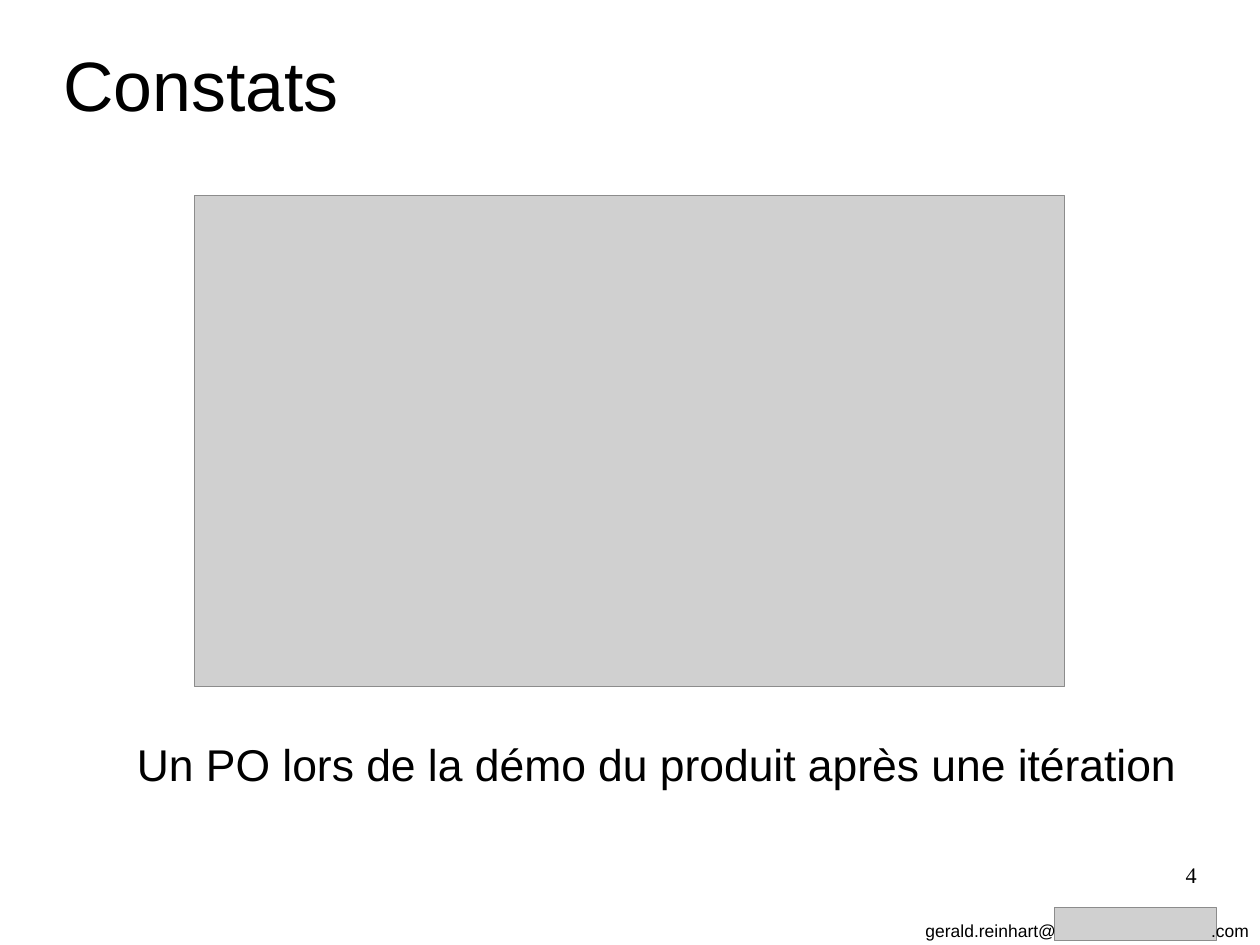
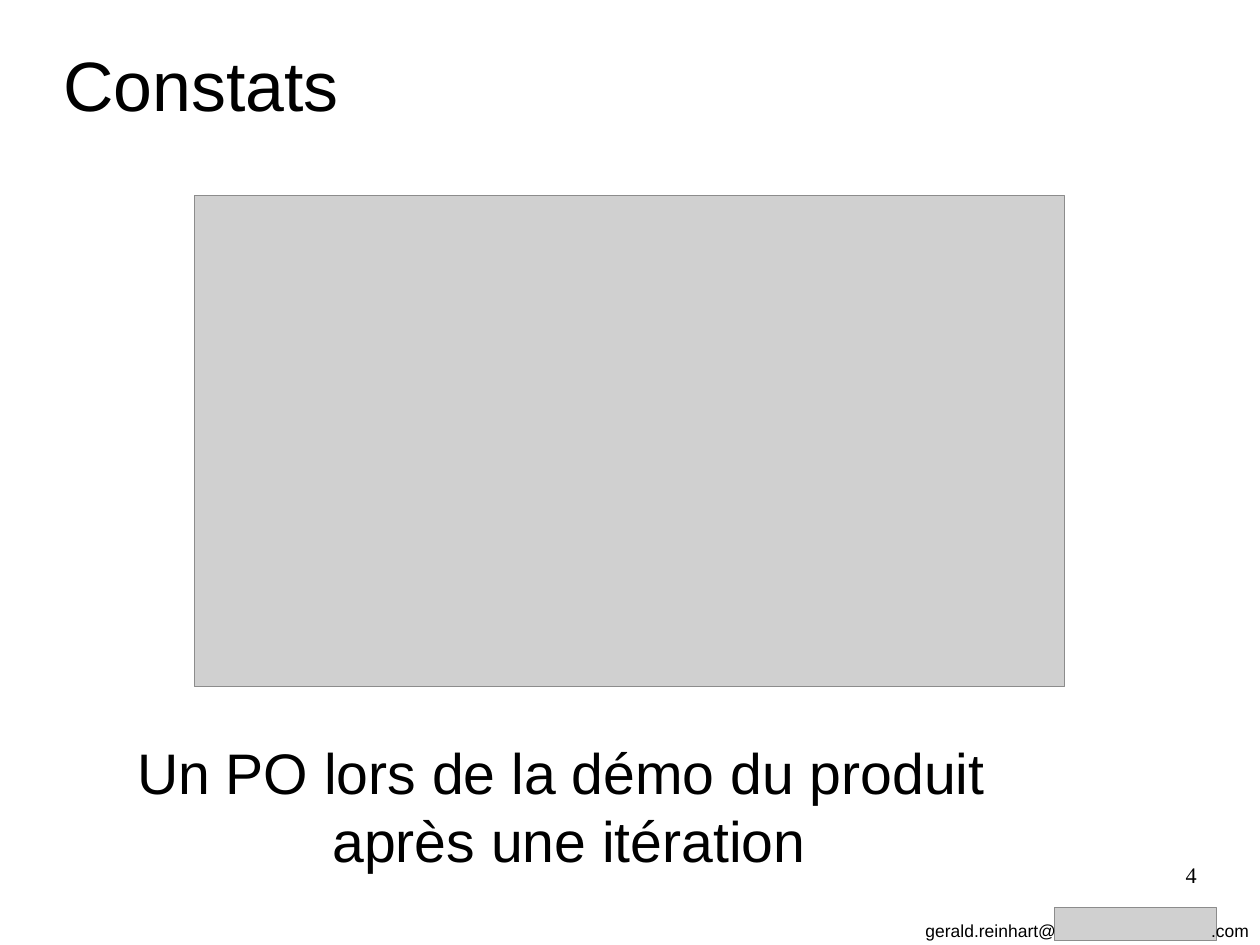
Before and after one commit to GeReinhart/dojo-bdd-library-ws-java, a slide deck: slide 4 of doc/BDD_presentation_agile_grenoble_2016.odp. Drawn at 1260x945 pixels with LibreOffice and Linux fonts; fonts in the diff are those of the drawing; grey boxes stand for pictures. Boxes give left, top, right and bottom in pixels: in the first picture for what was removed or moved away, otherwise in the second. Text is boxed around its words. In the diff, an @@ line names an element or a change of style, - is before the commit and + after.

```diff
--- a/doc/BDD_presentation_agile_grenoble_2016.odp
+++ b/doc/BDD_presentation_agile_grenoble_2016.odp
@@ text "Un PO lors de la ..." at [137,752,985,873]: size 28 to 36 pt; alignment left to centre @@
```
Also in this commit, not shown: 13 other slides changed, 3 slides removed, 1 other file.
